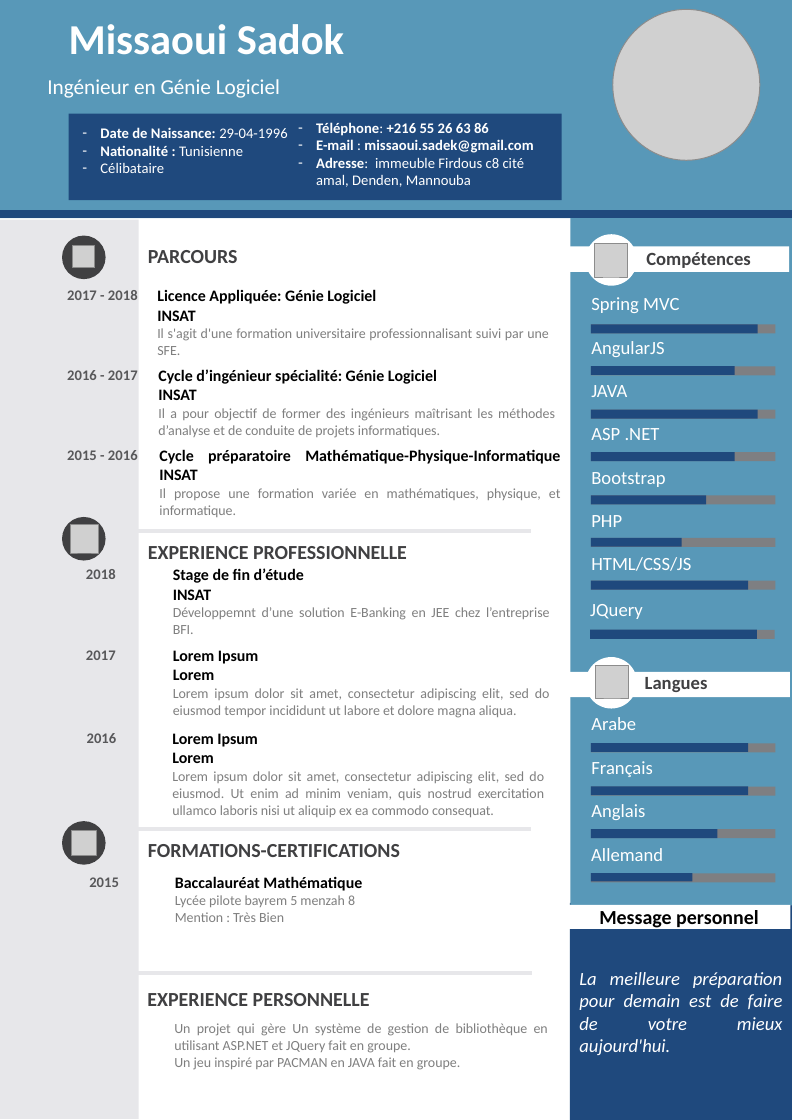
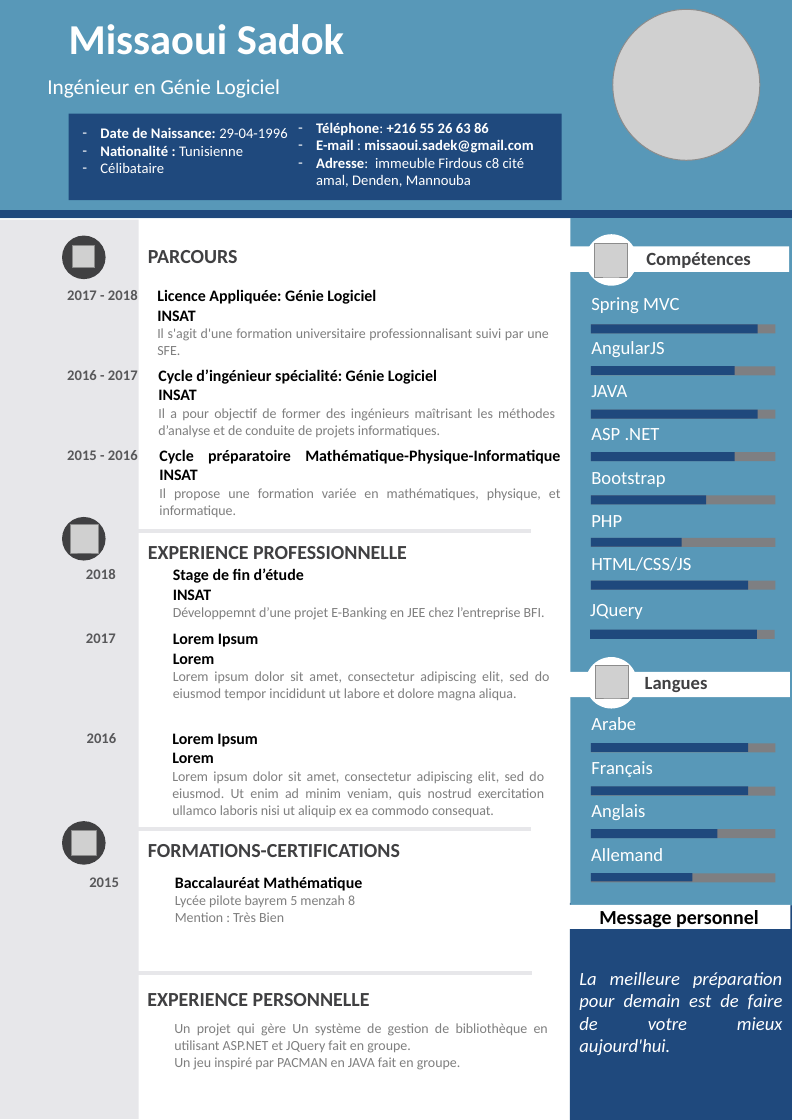
Before and after one commit to MissaouiSadek/StageJEE, a slide deck: slide 1 of D2.pptx. Drawn at 792x1120 pixels with LibreOffice and Linux fonts; fonts in the diff are those of the drawing; grey boxes stand for pictures. Boxes give left, top, right and bottom in pixels: in the first picture for what was removed or moved away, otherwise in the second. Text is boxed around its words. In the diff, an @@ line names an element or a change of style, - is before the commit and + after.

```diff
--- a/D2.pptx
+++ b/D2.pptx
@@ table at (x1=77, y1=561, x2=560, y2=706) @@
-row 1, column 2: Stage de fin d’étude / INSAT / Développemnt d’une solution E-Banking en JEE chez l’entreprise BFI.
+row 1, column 2: Stage de fin d’étude / INSAT / Développemnt d’une projet E-Banking en JEE chez l’entreprise BFI.
```
Also in this commit, not shown: 5 other files.
